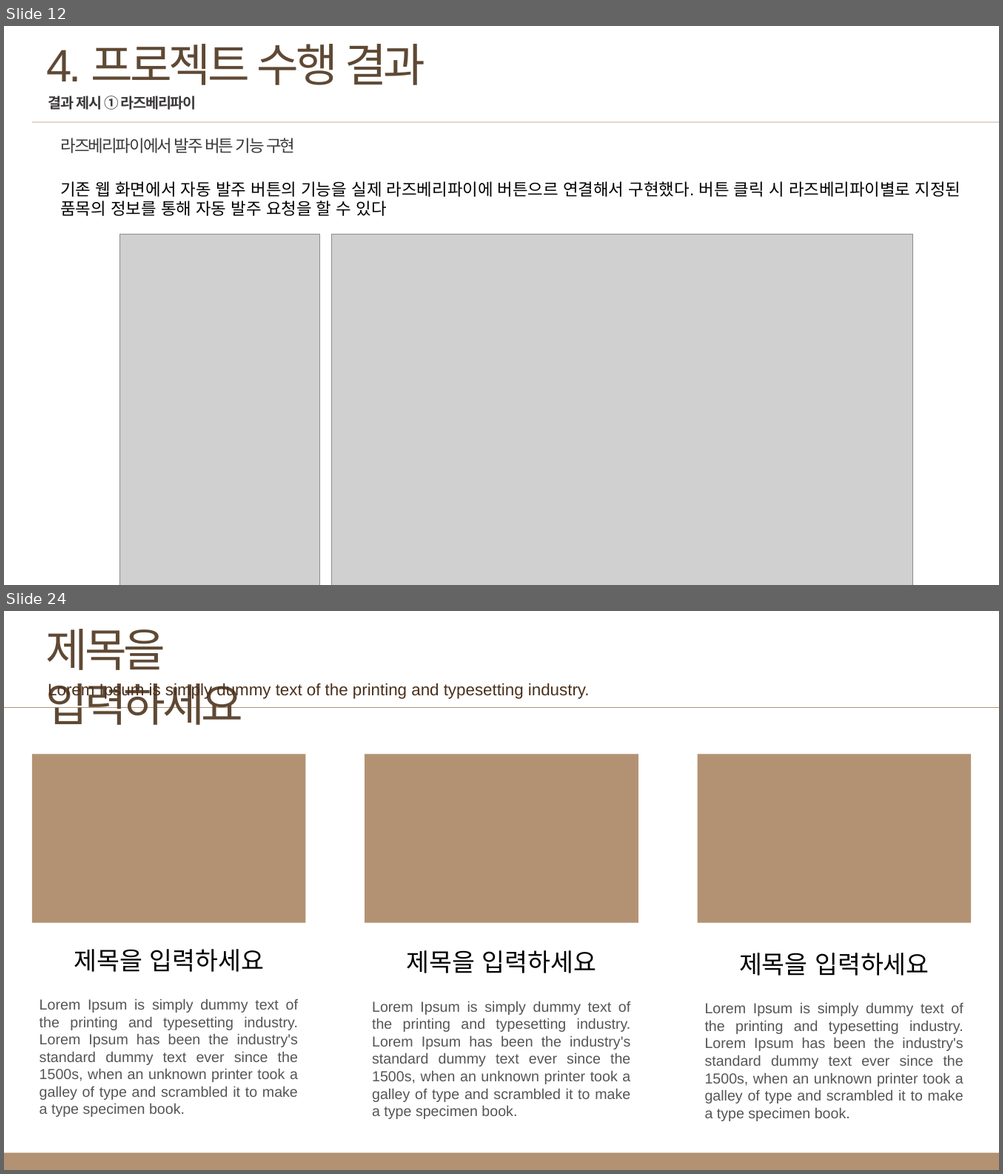
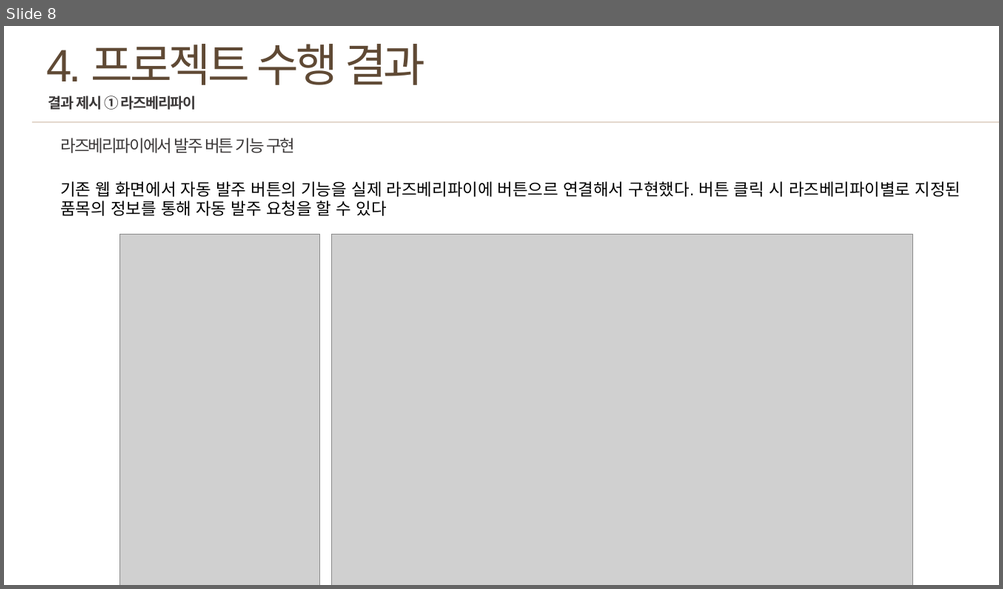
Before and after one commit to Haecms/TEST, a slide deck: 보고서.pptx. Shown one above the other, each under a label of ours: slides 12 and 24 before the commit, slide 8 after it; the slides between them are not shown. The pictures are 1003x1174 and 1003x589 pixels, drawn with LibreOffice and Linux fonts; fonts in the diff are those of the drawing; grey boxes stand for pictures. Boxes give left, top, right and bottom in pixels: in the first picture for what was removed or moved away, otherwise in the second. Text is boxed around its words. In the diff, an @@ line names an element or a change of style, - is before the commit and + after.

```diff
--- a/보고서.pptx
+++ b/보고서.pptx
@@ slide 24 removed at <box>4,611,999,1170</box>, background #FFFFFF @@
@@ text removed at <box>46,629,244,725</box> @@
-제목을 입력하세요
@@ text removed at <box>48,682,589,699</box> @@
-Lorem Ipsum is simply dummy text of the printing and typesetting industry.
@@ line removed from (4, 707) to (999, 707) @@
@@ rectangle removed at <box>32,755,306,923</box> @@
@@ rectangle removed at <box>364,755,638,923</box> @@
@@ rectangle removed at <box>697,755,971,923</box> @@
@@ text removed at <box>74,949,264,972</box> @@
-제목을 입력하세요
@@ text removed at <box>407,951,597,974</box> @@
-제목을 입력하세요
@@ text removed at <box>739,953,929,976</box> @@
-제목을 입력하세요
@@ text removed at <box>40,999,298,1117</box> @@
-Lorem Ipsum is simply dummy text of the printing and typesetting industry. Lorem Ipsum has been the industry's standard dummy text ever since the 1500s, when an unknown printer took a galley of type and scrambled it to make a type specimen book.
@@ text removed at <box>372,1002,631,1119</box> @@
-Lorem Ipsum is simply dummy text of the printing and typesetting industry. Lorem Ipsum has been the industry's standard dummy text ever since the 1500s, when an unknown printer took a galley of type and scrambled it to make a type specimen book.
@@ text removed at <box>705,1003,963,1122</box> @@
-Lorem Ipsum is simply dummy text of the printing and typesetting industry. Lorem Ipsum has been the industry's standard dummy text ever since the 1500s, when an unknown printer took a galley of type and scrambled it to make a type specimen book.
@@ rectangle removed at <box>4,1153,999,1170</box> @@
@@ what was slide 12 is now slide 8 @@
```
Also in this commit, not shown: 3 slides changed, 1 slide added, 20 other slides removed, 7 other files.
